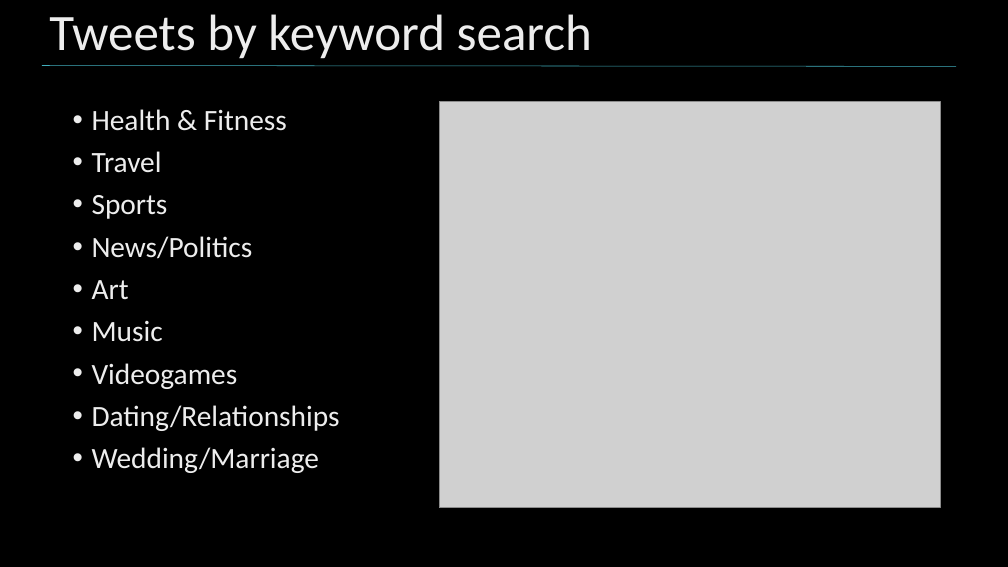
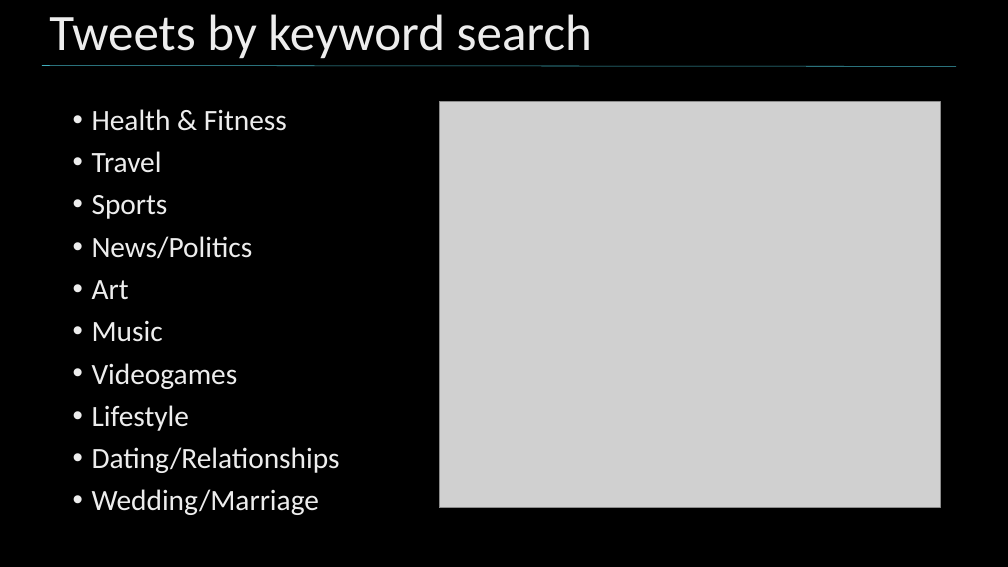
Before and after one commit to nycdatasci/bootcamp009_project, a slide deck: slide 7 of Project4-Capstone/MHD_Capstone/MHD_Twitter_Clustering.pptx. Drawn at 1008x567 pixels with LibreOffice and Linux fonts; fonts in the diff are those of the drawing; grey boxes stand for pictures; background and template pictures are left out. Boxes give left, top, right and bottom in pixels: in the first picture for what was removed or moved away, otherwise in the second. Text is boxed around its words. In the diff, an @@ line names an element or a change of style, - is before the commit and + after.

```diff
--- a/Project4-Capstone/MHD_Capstone/MHD_Twitter_Clustering.pptx
+++ b/Project4-Capstone/MHD_Capstone/MHD_Twitter_Clustering.pptx
@@ text at box(92, 405, 189, 431): paragraph added @@
+• Lifestyle
```
Also in this commit, not shown: 2 other slides changed.
